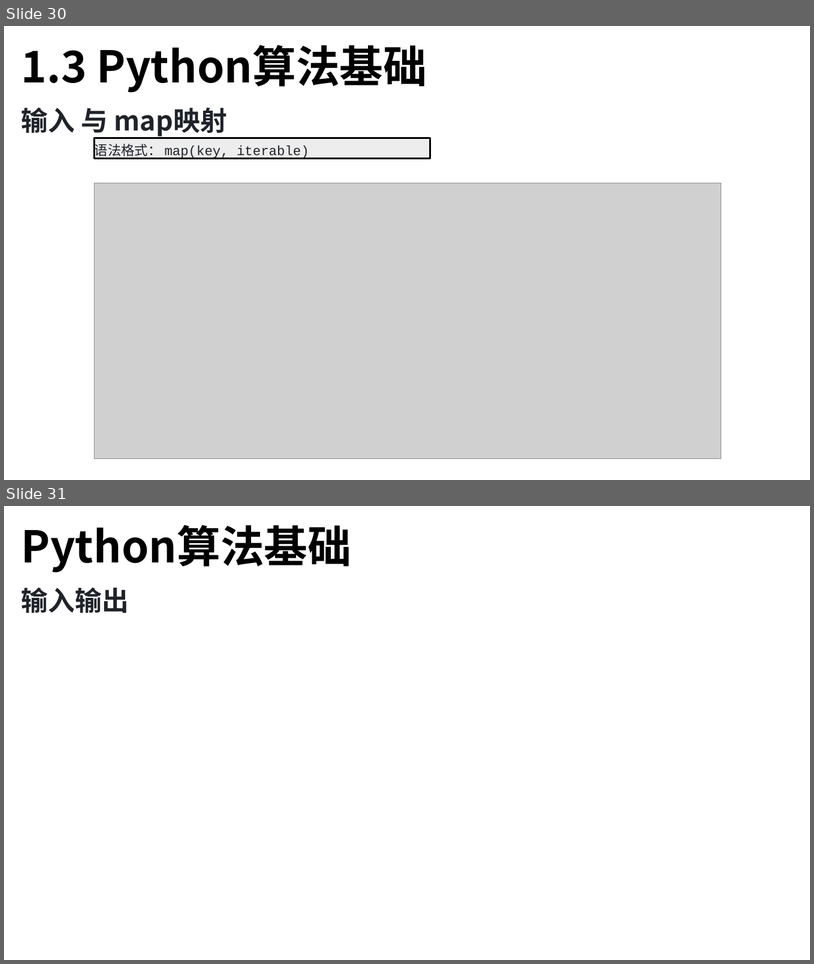
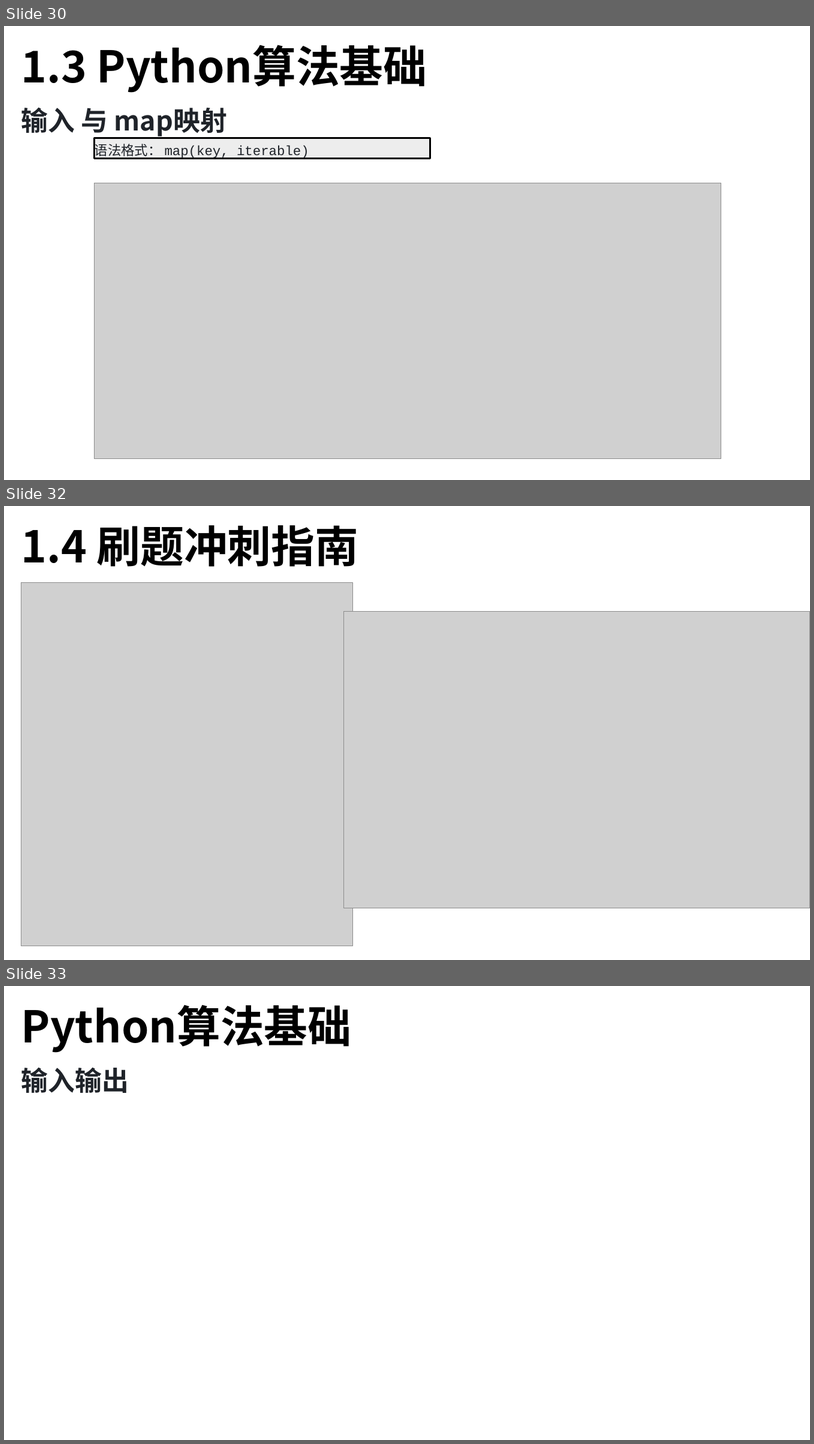
Before and after one commit to TsingPig/CodeRepo, a slide deck: Algorithm/_____保研岛____Python蓝桥杯/课件/Python 课时1.pptx. Shown one above the other, each under a label of ours: slides 30 and 31 before the commit, slides 30, 32 and 33 after it; the slides between them are not shown. The pictures are 814x964 and 814x1444 pixels, drawn with LibreOffice and Linux fonts; fonts in the diff are those of the drawing; grey boxes stand for pictures; background and template pictures are left out. Boxes give left, top, right and bottom in pixels: in the first picture for what was removed or moved away, otherwise in the second. Text is boxed around its words. In the diff, an @@ line names an element or a change of style, - is before the commit and + after.

Commit message:
upd: 课时1 刷题指南

```diff
--- a/Algorithm/_____保研岛____Python蓝桥杯/课件/Python 课时1.pptx
+++ b/Algorithm/_____保研岛____Python蓝桥杯/课件/Python 课时1.pptx
@@ slide 32 added at box(4, 506, 810, 960), background #FFFFFF @@
@@ text added at box(21, 525, 359, 567), 52 pt, text #000000, bold @@
+1.4 刷题冲刺指南
@@ picture added at box(21, 582, 353, 945) @@
@@ picture added at box(344, 611, 810, 907) @@
@@ what was slide 31 is now slide 33 @@
```
Also in this commit, not shown: 1 other slide added.
